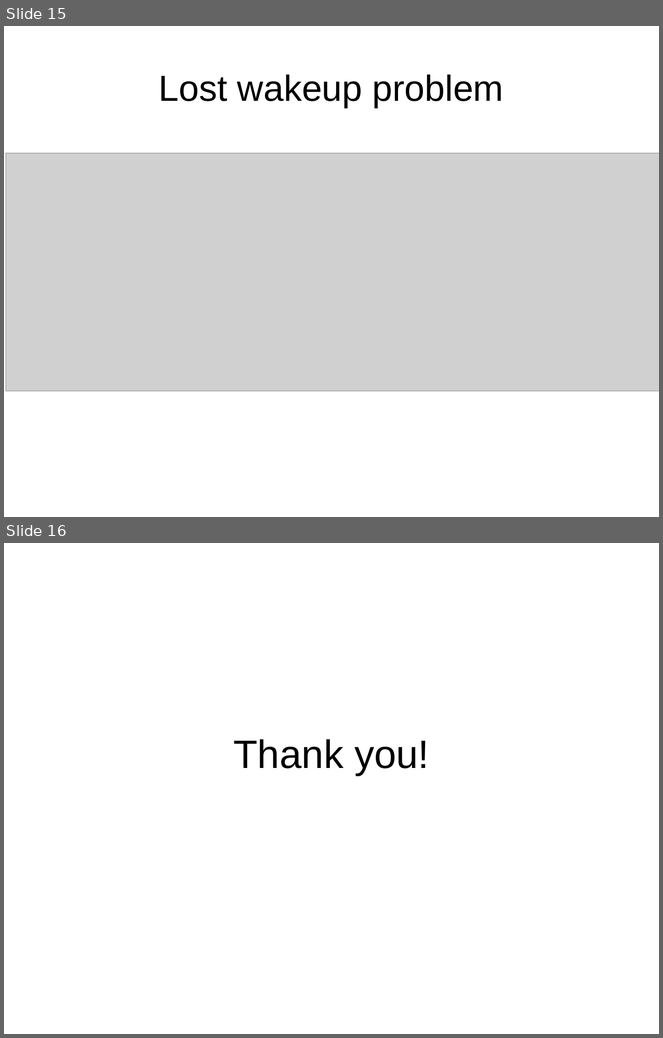
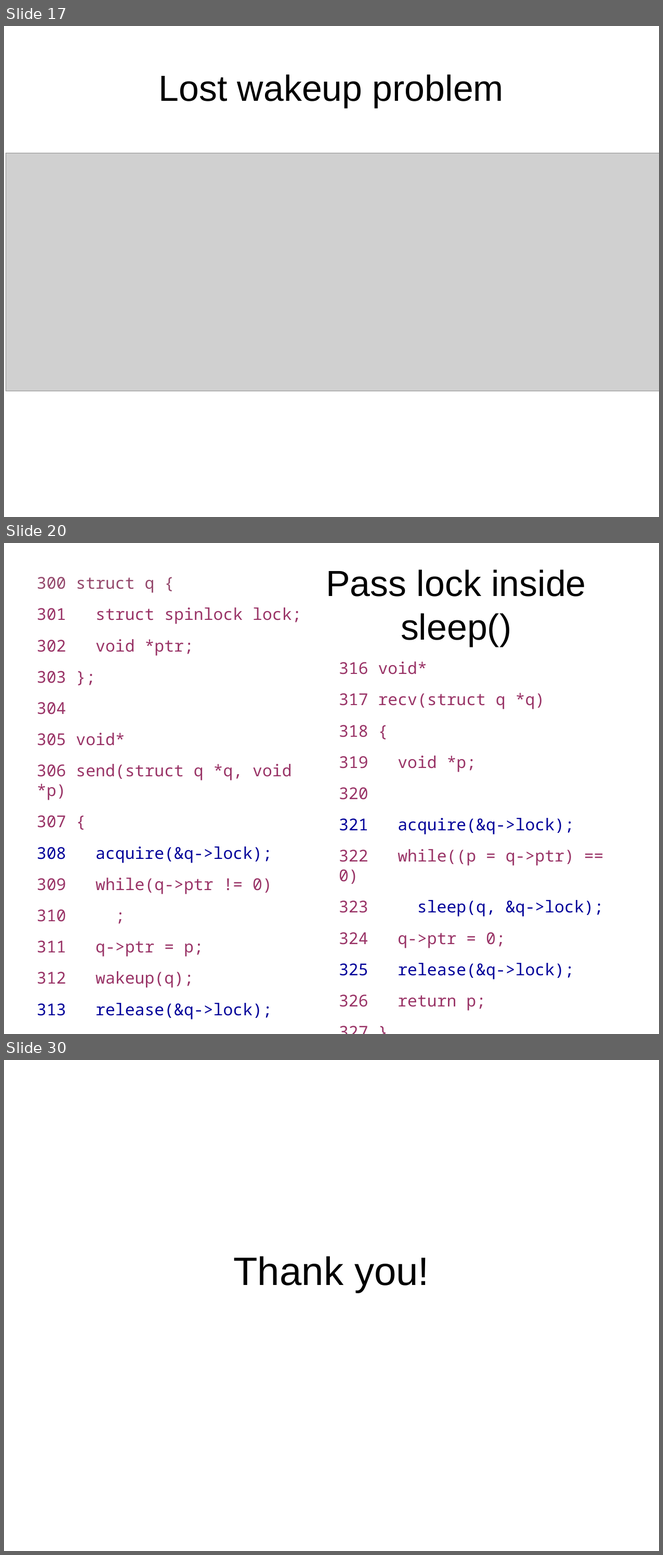
Before and after one commit to antonburtsev/cs5460, a slide deck: lectures/lecture16-locking-part2/lecture16-locking-part2.odp. Shown one above the other, each under a label of ours: slides 15 and 16 before the commit, slides 17, 20 and 30 after it; the slides between them are not shown. The pictures are 663x1038 and 663x1555 pixels, drawn with LibreOffice and Linux fonts; fonts in the diff are those of the drawing; grey boxes stand for pictures. Boxes give left, top, right and bottom in pixels: in the first picture for what was removed or moved away, otherwise in the second. Text is boxed around its words. In the diff, an @@ line names an element or a change of style, - is before the commit and + after.

```diff
--- a/lectures/lecture16-locking-part2/lecture16-locking-part2.odp
+++ b/lectures/lecture16-locking-part2/lecture16-locking-part2.odp
@@ slide 20 added at <box>4,543,659,1034</box>, background #FFFFFF @@
@@ title added at <box>326,570,586,646</box>, 44 pt, text #000000 @@
+Pass lock inside sleep()
@@ text added at <box>37,577,292,1020</box>, 19.8 pt, text #993366 @@
+300 struct q {
+301 struct spinlock lock;
+302 void *ptr;
+303 };
+304
+305 void*
+306 send(struct q *q, void *p)
+307 {
+308 acquire(&q->lock);
+309 while(q->ptr != 0)
+310 ;
+311 q->ptr = p;
+312 wakeup(q);
+313 release(&q->lock);
+314 }
@@ text added at <box>339,662,604,1011</box>, 19.8 pt, text #993366 @@
+316 void*
+317 recv(struct q *q)
+318 {
+319 void *p;
+320
+321 acquire(&q->lock);
+322 while((p = q->ptr) == 0)
+323 sleep(q, &q->lock);
+324 q->ptr = 0;
+325 release(&q->lock);
+326 return p;
+327 }
@@ what was slide 15 is now slide 17 @@
@@ what was slide 16 is now slide 30 @@
```
Also in this commit, not shown: 4 slides changed, 13 other slides added, 2 other files.
